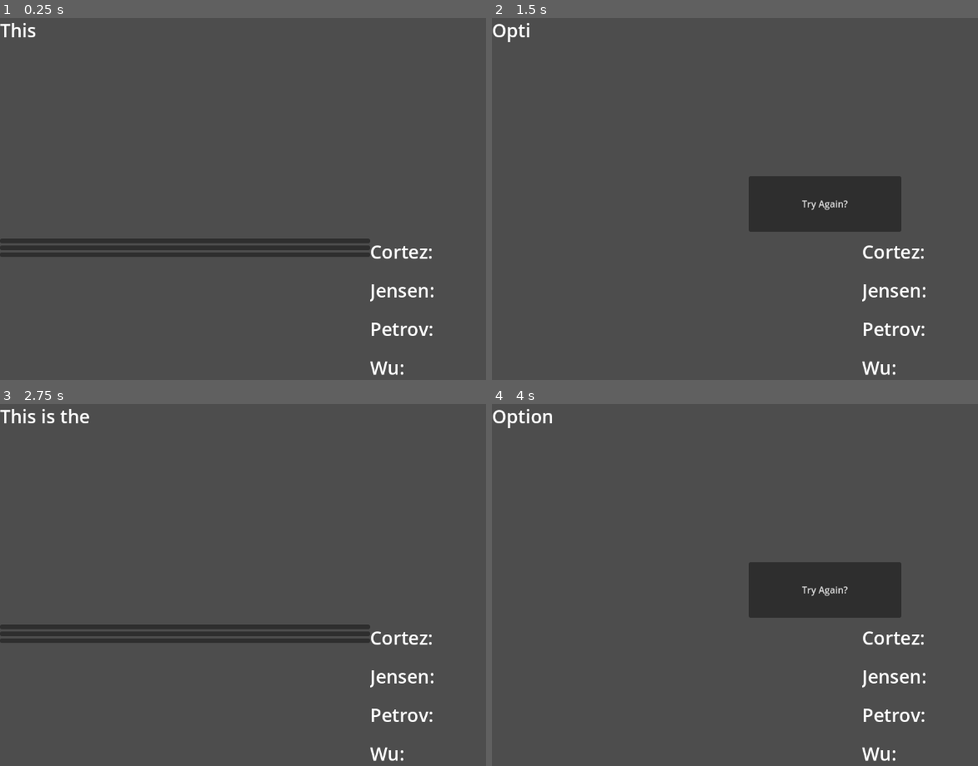
Above: before the commit, frames 1-4 (two rows, left to right).
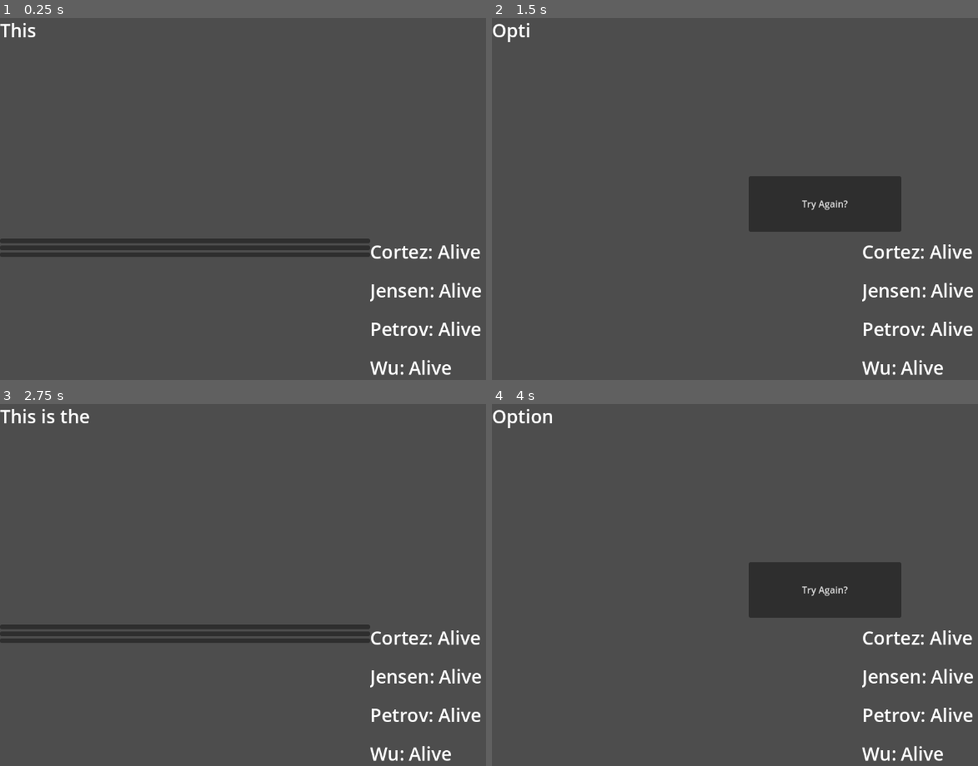
Above: after the commit, the same moments.

Repository: AndreiBondad/brass-game-project
Game: Godot game, scene res://scenes/main_game_scene.tscn
Same seed, same stepped clock (60 frames per second), same inputs: the game is played once before the commit and once after it.
Inputs (mouse positions are in pixels of both pictures, inside the frame that each line leads up to):
- Up to frame 1 (0.25 s): no input
- Up to frame 2 (1.5 s): click (676, 242) at 0.5 s; click (676, 246) at 1.25 s
- Up to frame 3 (2.75 s): click "Try Again?" at 2 s
- Up to frame 4 (4 s): click (676, 639) at 2.75 s; click (676, 628) at 3.5 s

The runs differ from the first frame. In frame 1, 0.6% of the frame differs, in the area x 84-99%, y 62-99%; in frame 2, 0.6%; in frame 3, 0.6%; in frame 4, 0.6%.

Commit message:
Large changes
-changed the location of TextNode to main_tex-script.gd
-refactored signals to signal up
-created the update status signals

Diff:
--- a/scenes/main_game_scene.tscn
+++ b/scenes/main_game_scene.tscn
@@ -1,8 +1,7 @@
-[gd_scene load_steps=5 format=3 uid="uid://c61wu0u15krtk"]
+[gd_scene load_steps=4 format=3 uid="uid://c61wu0u15krtk"]
 
 [ext_resource type="Script" uid="uid://bpd7ventlkpt2" path="res://scripts/main_text_script.gd" id="1_it2yt"]
 [ext_resource type="Script" uid="uid://m67xbxo2d2jl" path="res://scripts/text_controller.gd" id="1_qsd30"]
-[ext_resource type="Script" uid="uid://buf1x3r02mfgo" path="res://scripts/choice_controller.gd" id="3_d383n"]
 [ext_resource type="Script" uid="uid://d1dlsrqg3bl7f" path="res://scripts/game_over_button.gd" id="4_oa6bs"]
 
 [node name="MainCanvas" type="Control"]
@@ -31,7 +30,6 @@
 offset_top = 384.0
 offset_right = 640.0
 offset_bottom = 648.0
-script = ExtResource("3_d383n")
 
 [node name="Choice1" type="Button" parent="TextChoices"]
 layout_mode = 2
@@ -96,8 +94,8 @@
 theme_override_font_sizes/normal_font_size = 32
 text = "Wu: "
 
-[connection signal="game_over" from="MainText" to="TextChoices" method="_on_main_text_game_over"]
-[connection signal="game_over" from="MainText" to="GameOverButton" method="_on_main_text_game_over"]
+[connection signal="game_over" from="MainText" to="." method="_on_main_text_game_over"]
+[connection signal="status_update" from="MainText" to="." method="_on_main_text_status_update"]
 [connection signal="timeout" from="MainText/TextTimer" to="MainText" method="_on_timer_timeout"]
 [connection signal="pressed" from="TextChoices/Choice1" to="MainText" method="_on_choice_1_pressed"]
 [connection signal="pressed" from="TextChoices/Choice2" to="MainText" method="_on_choice_2_pressed"]
--- a/scripts/choice_controller.gd
+++ /dev/null
@@ -1,10 +0,0 @@
-extends VBoxContainer
-
-
-func _on_main_text_game_over() -> void:
-	$Choice1.disabled = true
-	$Choice1.visible = false
-	$Choice2.disabled = true
-	$Choice2.visible = false
-	$Choice3.disabled = true
-	$Choice3.visible = false
--- a/scripts/game_over_button.gd
+++ b/scripts/game_over_button.gd
@@ -1,10 +1,4 @@
 extends Button
-
-
-func _on_main_text_game_over() -> void:
-	self.disabled = false
-	self.visible = true
-
 
 func _on_pressed() -> void:
 	get_tree().change_scene_to_file("res://scenes/main_game_scene.tscn")
--- a/scripts/main_text_script.gd
+++ b/scripts/main_text_script.gd
@@ -1,6 +1,30 @@
 extends RichTextLabel
 
+class TextNode:
+	var currentText = "This is the opening text"
+
+	var gameOver = false
+
+	var optionList = []
+
+	var statuses = ["Alive", "Alive", "Alive", "Alive"]
+
+	func _init(nodeText) -> void:
+		currentText = nodeText
+
+	func set_options(optionA, optionB, optionC) -> void:
+		optionList.append(optionA)
+		optionList.append(optionB)
+		optionList.append(optionC)
+
+	func set_game_status(statusA, statusB, statusC) -> void:
+		optionList[0].gameOver = statusA
+		optionList[1].gameOver = statusB
+		optionList[2].gameOver = statusC
+
 signal game_over
+
+signal status_update
 
 var startingNode
 var currentNode
@@ -10,6 +34,8 @@
 var choiceThreeNode
 var displayTextLength
 var count = 0;
+
+
 
 func _ready():
 	print("Main Text Ready called")
@@ -22,6 +48,9 @@
 	startingNode.optionList[1].set_game_status(true, true, true)
 	startingNode.optionList[2].set_options(TextNode.new("Option CA was chosen"), TextNode.new("Option CB was chosen"), TextNode.new("Option CC was chosen"))
 	startingNode.optionList[2].set_game_status(true, true, true)
+
+	status_update.emit()
+
 
 	displayText = startingNode.currentText
 	choiceOneNode = startingNode.optionList[0]
--- a/scripts/text_controller.gd
+++ b/scripts/text_controller.gd
@@ -1,25 +1,20 @@
 extends Control
 
+func _on_main_text_status_update() -> void:
+	print("signal emitted")
+	$SoldierStatuses/CortezStatus.text = "Cortez: " + $MainText.currentNode.statuses[0]
+	$SoldierStatuses/JensenStatus.text = "Jensen: " + $MainText.currentNode.statuses[1]
+	$SoldierStatuses/PetrovStatus.text = "Petrov: " + $MainText.currentNode.statuses[2]
+	$SoldierStatuses/WuStatus.text = "Wu: " + $MainText.currentNode.statuses[3]
 
-class_name TextNode
 
-var currentText = "This is the opening text"
+func _on_main_text_game_over() -> void:
+	$TextChoices/Choice1.disabled = true
+	$TextChoices/Choice1.visible = false
+	$TextChoices/Choice2.disabled = true
+	$TextChoices/Choice2.visible = false
+	$TextChoices/Choice3.disabled = true
+	$TextChoices/Choice3.visible = false
 
-var gameOver = false
-
-var optionList = []
-
-var statuses = ["Alive", "Alive", "Alive", "Alive"]
-
-func _init(text) -> void:
-	currentText = text
-
-func set_options(optionA, optionB, optionC) -> void:
-	optionList.append(optionA)
-	optionList.append(optionB)
-	optionList.append(optionC)
-
-func set_game_status(statusA, statusB, statusC) -> void:
-	optionList[0].gameOver = statusA
-	optionList[1].gameOver = statusB
-	optionList[2].gameOver = statusC
+	$GameOverButton.visible = true
+	$GameOverButton.disabled = false
Not shown, removed: scripts/choice_controller.gd.uid
